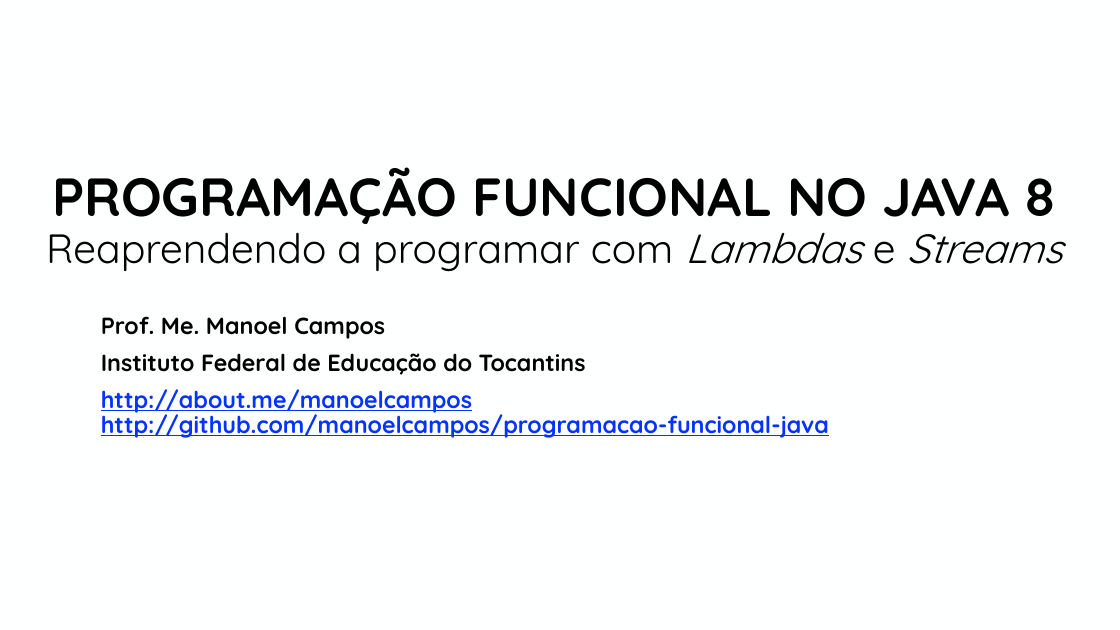
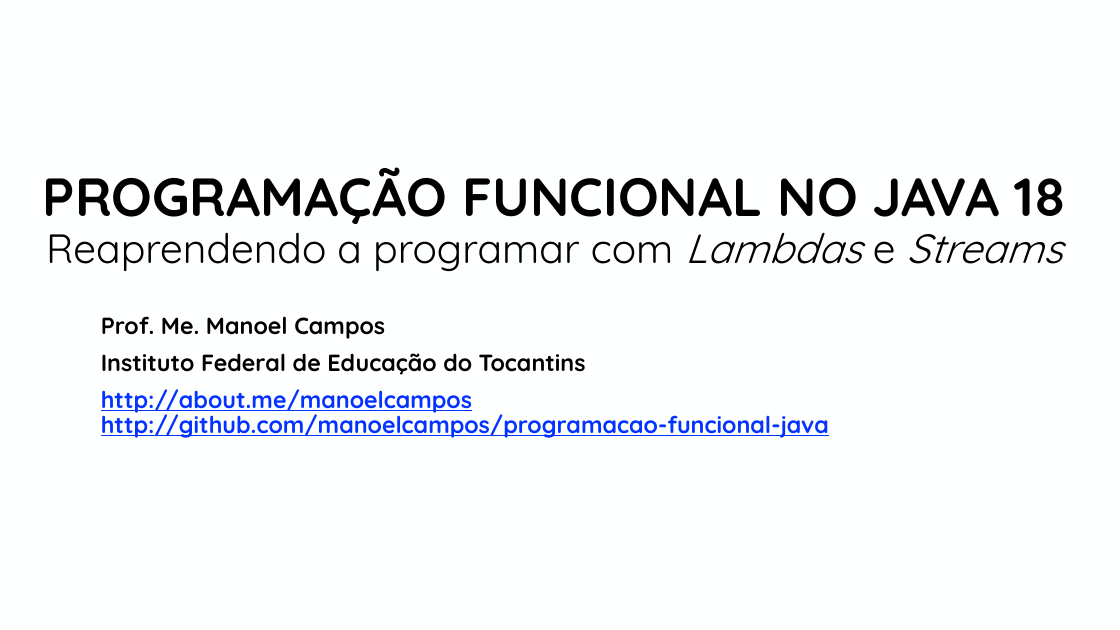
Before and after one commit to manoelcampos/curso-programacao-funcional-java, a slide deck: slide 1 of programacao-funcional-java8.pptx. Drawn at 1120x630 pixels with LibreOffice and Linux fonts; fonts in the diff are those of the drawing; background and template pictures are left out. Boxes give left, top, right and bottom in pixels: in the first picture for what was removed or moved away, otherwise in the second. Text is boxed around its words. In the diff, an @@ line names an element or a change of style, - is before the commit and + after.

```diff
--- a/programacao-funcional-java8.pptx
+++ b/programacao-funcional-java8.pptx
@@ title at [43, 167, 1066, 271]: text changed @@
-PROGRAMAÇÃO FUNCIONAL NO JAVA 8 Reaprendendo a programar com Lambdas e Streams
+PROGRAMAÇÃO FUNCIONAL NO JAVA 18 Reaprendendo a programar com Lambdas e Streams
```
Also in this commit, not shown: 2 other slides changed.
